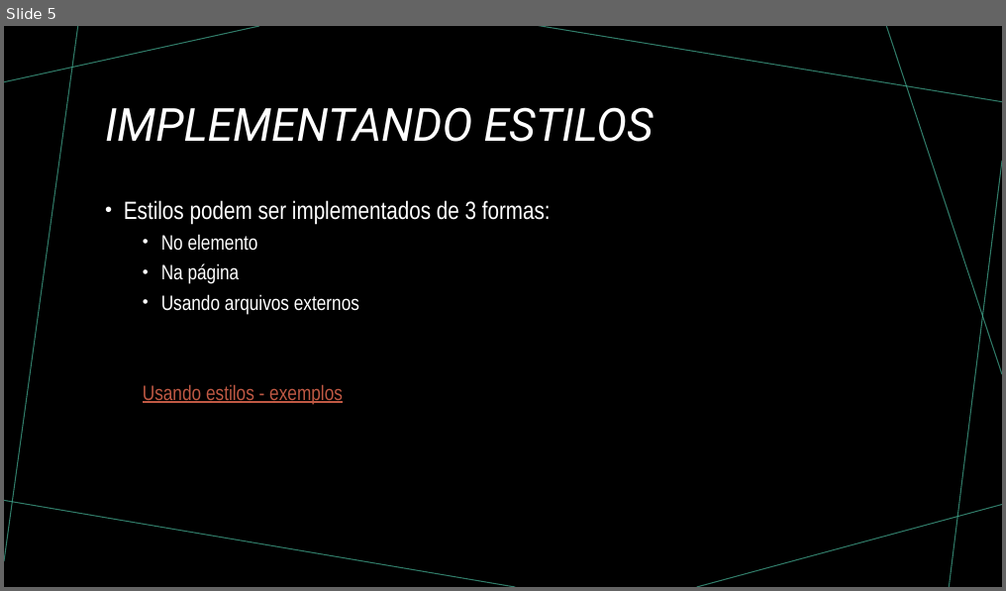
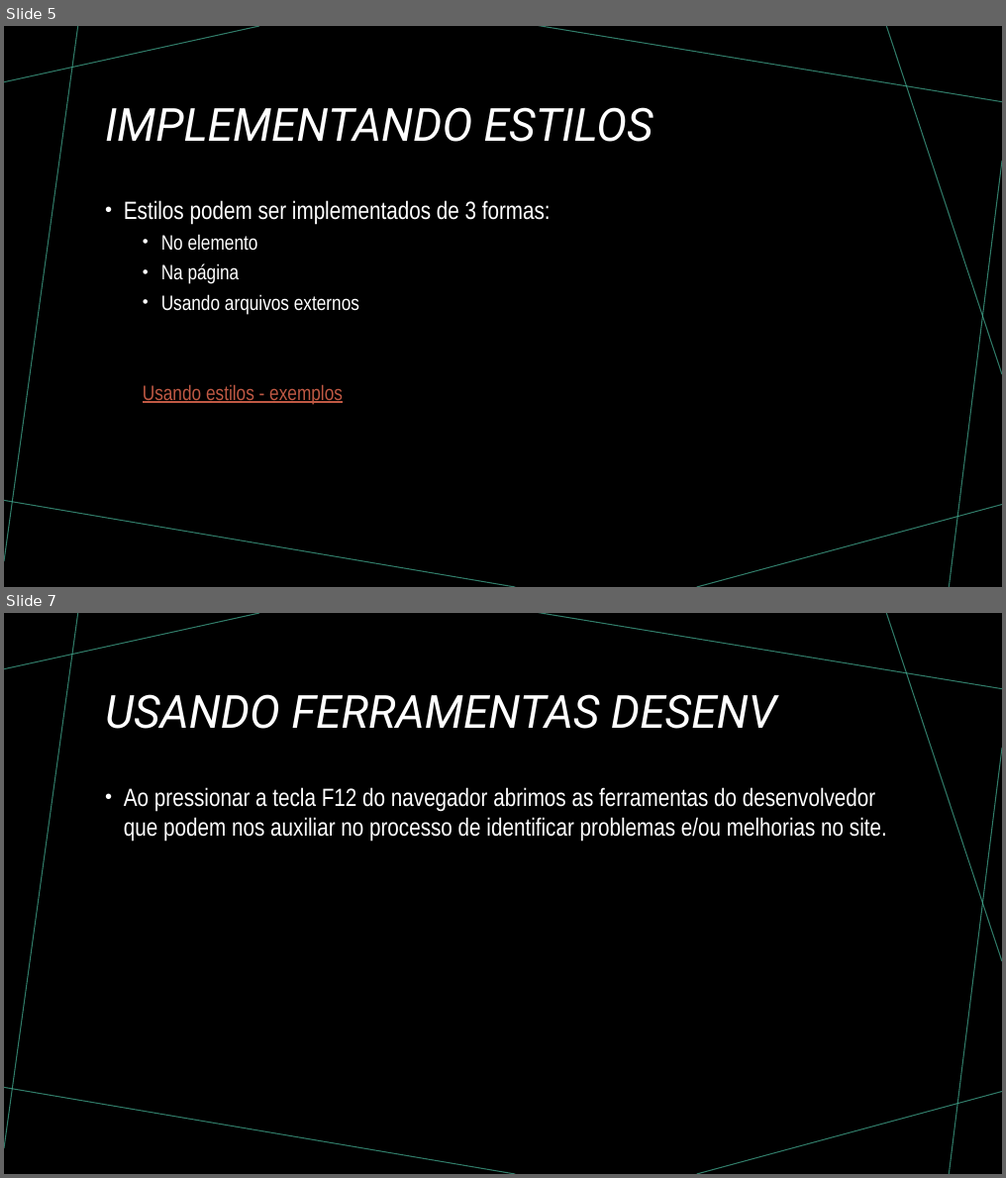
Before and after one commit to emersoninocente/SENAC67-UC15_202309, a slide deck: aula-03/material/Aula03.pptx. Shown one above the other, each under a label of ours: slide 5 before the commit, slides 5 and 7 after it; the slides between them are not shown. The pictures are 1006x591 and 1006x1178 pixels, drawn with LibreOffice and Linux fonts; fonts in the diff are those of the drawing. Boxes give left, top, right and bottom in pixels: in the first picture for what was removed or moved away, otherwise in the second. Text is boxed around its words. In the diff, an @@ line names an element or a change of style, - is before the commit and + after.

```diff
--- a/aula-03/material/Aula03.pptx
+++ b/aula-03/material/Aula03.pptx
@@ slide 7 added at (4, 613, 1002, 1174), background #000000; not listed: 7 template elements that a slide beside it also shows @@
@@ title added at (105, 694, 776, 729), 44 pt, text #FFFFFF, italic @@
+USANDO FERRAMENTAS DESENV
@@ text added at (124, 787, 887, 842), 24 pt, text #FFFFFF @@
+• Ao pressionar a tecla F12 do navegador abrimos as ferramentas do desenvolvedor que podem nos auxiliar no processo de identificar problemas e/ou melhorias no site.
```
Also in this commit, not shown: 1 other slide added, 1 other file.
